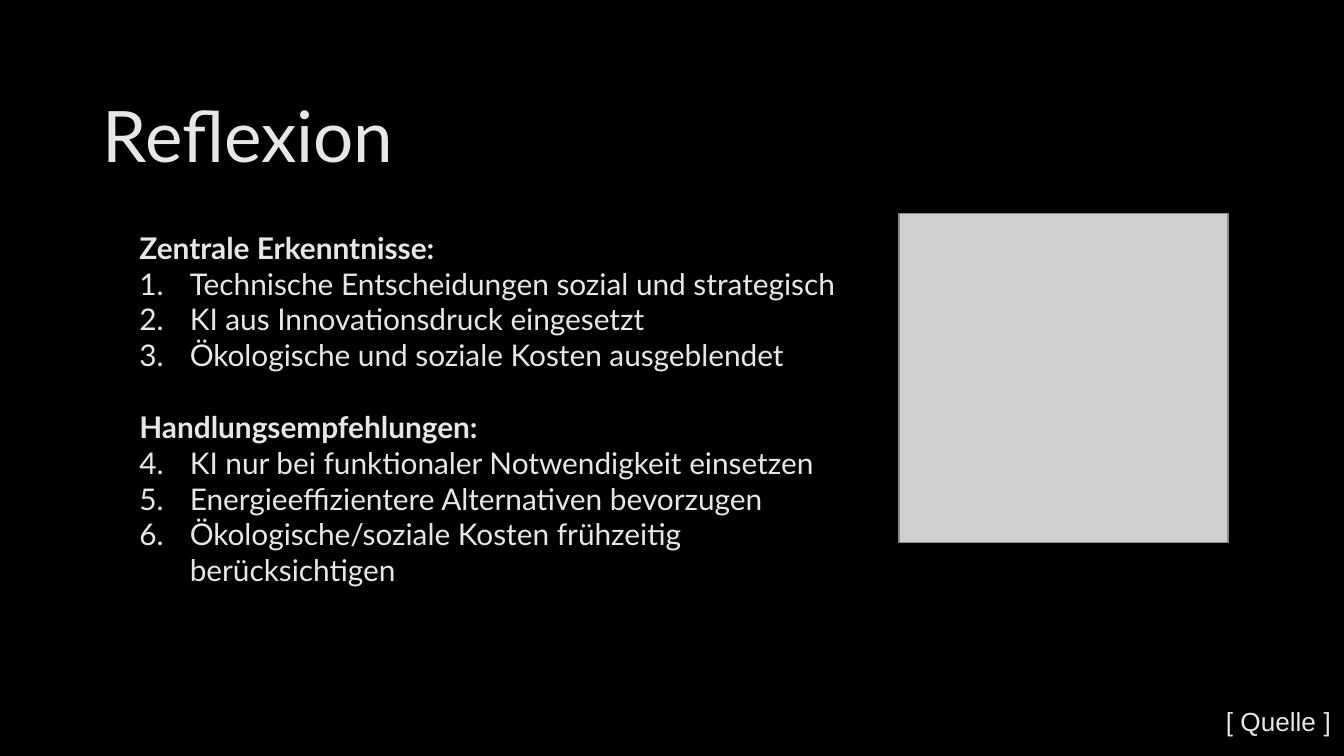
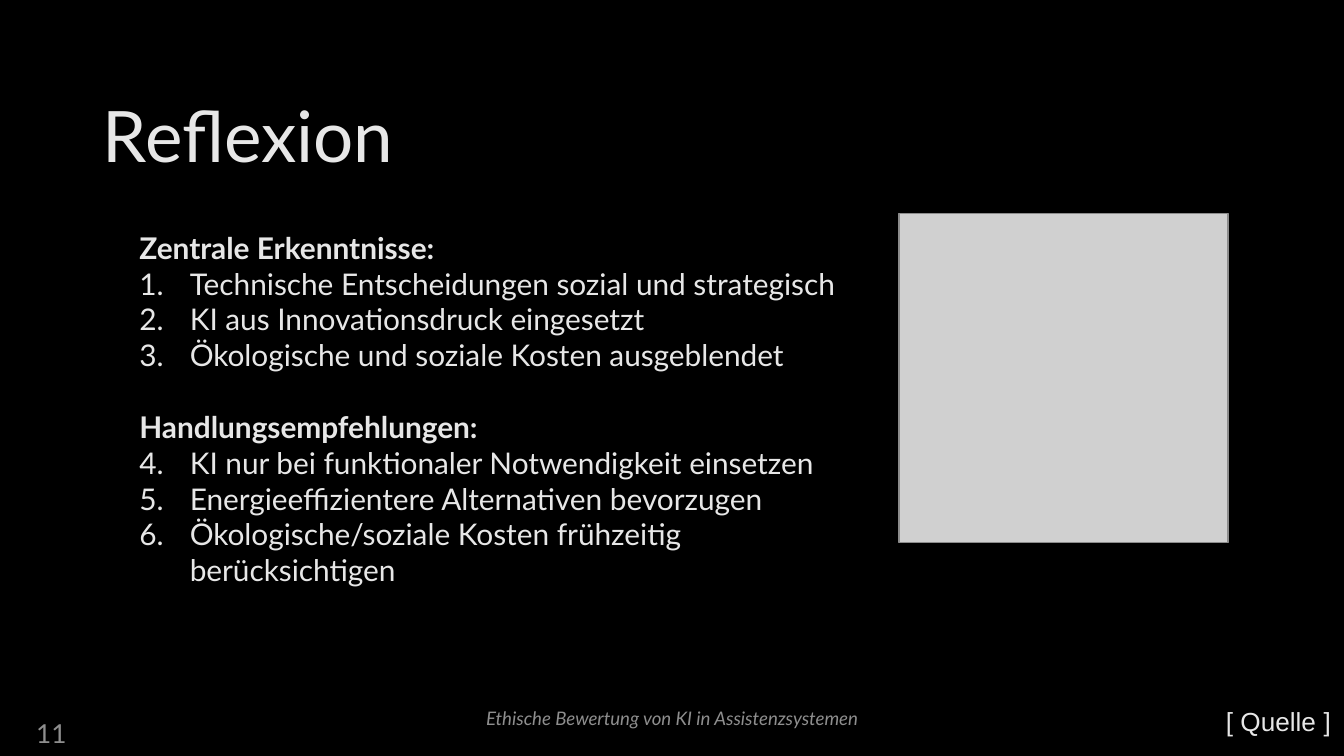
Before and after one commit to ColfrozenlIquid/PP1-HAT, a slide deck: slide 12 of INSORI-presentation.pptx. Drawn at 1344x756 pixels with LibreOffice and Linux fonts; fonts in the diff are those of the drawing; grey boxes stand for pictures. Boxes give left, top, right and bottom in pixels: in the first picture for what was removed or moved away, otherwise in the second. Text is boxed around its words. In the diff, an @@ line names an element or a change of style, - is before the commit and + after.

```diff
--- a/INSORI-presentation.pptx
+++ b/INSORI-presentation.pptx
@@ text added at bbox=[486, 711, 858, 729], 10 pt, text #8E8E8E, italic @@
+Ethische Bewertung von KI in Assistenzsystemen
@@ text added at bbox=[36, 724, 66, 743], 14 pt, text #8E8E8E @@
+11
```
Also in this commit, not shown: 10 other slides changed, 8 other files.
